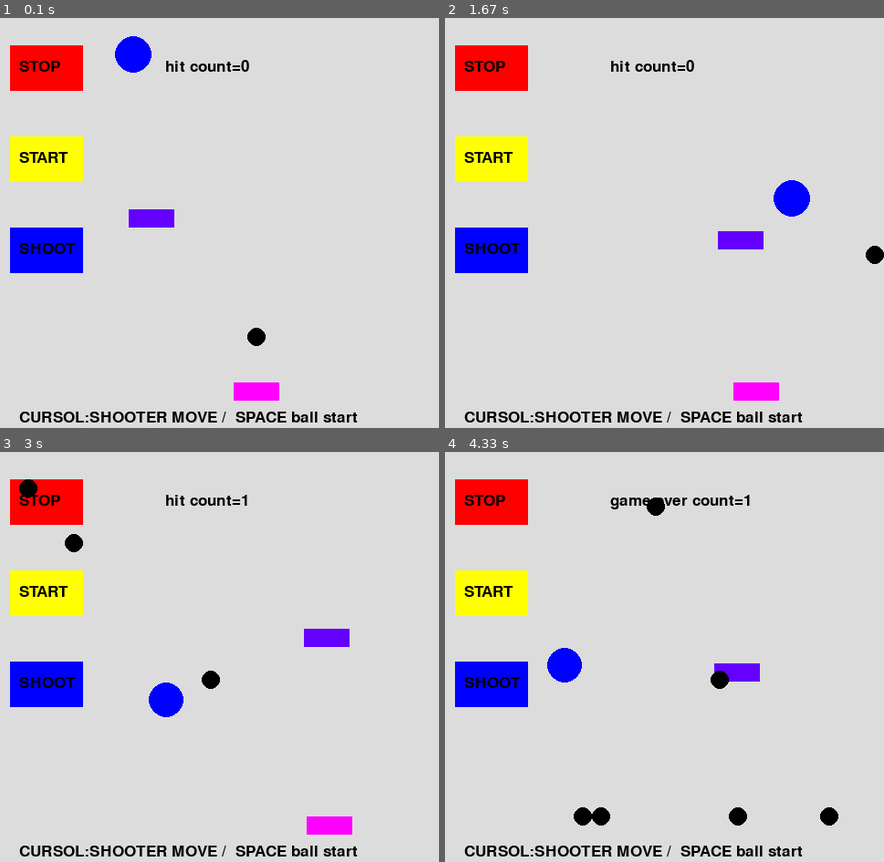
Above: before the commit, frames 1-4 (two rows, left to right).
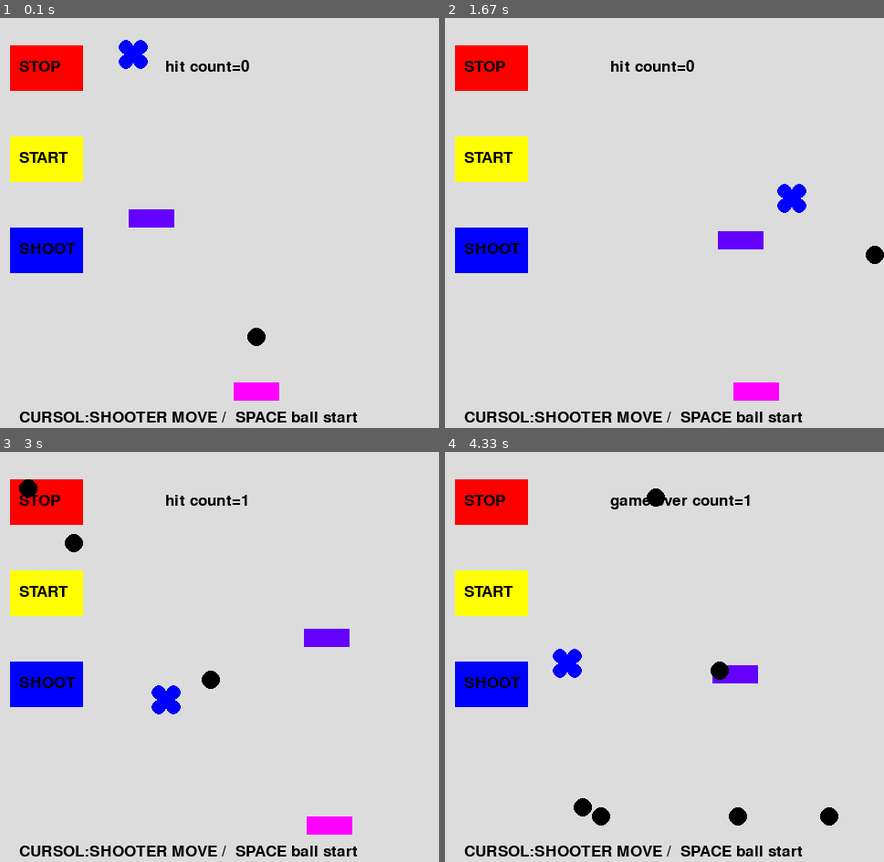
Above: after the commit, the same moments.

Repository: snc29654/pygame
Game: pygame game, started from mixtest2_class.py
The game is run twice, just before and just after one commit, with the same random seed, the same clock (stepped at 60 frames per second) and the same inputs.
Inputs:
- Up to frame 1 (0.1 s): no input
- Up to frame 2 (1.67 s): hold Right 0.33-0.8 s; hold Left from 1.33 s (still down); tap Space at 1.4 s
- Up to frame 3 (3 s): tap Space at 1.7, 1.97, 2.27, 2.4, 2.7 s; release Left at 1.87 s; hold Left 1.9-2.3 s; hold Right 2.33-2.97 s
- Up to frame 4 (4.33 s): hold Left 3-3.47 s; tap Space at 3.07, 3.37, 3.57, 3.87, 4.07 s; hold Right 3.5-3.97 s; hold Right from 4 s (still down)

The runs differ from the first frame. In frame 1, 0.2% of the frame differs, in the area x 26-35%, y 4-14%; in frame 2, 0.2%; in frame 3, 0.1%; in frame 4, 0.8%, in the area x 23-72%, y 8-92%.

Commit message:
的の形状を変更

Diff:
--- a/mixtest2_class.py
+++ b/mixtest2_class.py
@@ -17,7 +17,7 @@
         self.by2 =400
         self.x3=300
         self.y3 =400
-        self.target_size=20
+        self.target_size=8
         self.xy0state=0
         self.khit=0
         self.ystate=0
@@ -58,6 +58,13 @@
              and((self.byt[i]>(self.yk))and(self.byt[i]<(self.yk+self.target_size)))):
                 self.stop=1
                 self.khit=1
+
+    def make_target(self):
+        pygame.draw.circle(self.main_surface, (0,0,255), (self.x, self.y), self.target_size)
+        pygame.draw.circle(self.main_surface, (0,0,255), (self.x-8, self.y-8), self.target_size)
+        pygame.draw.circle(self.main_surface, (0,0,255), (self.x-8, self.y+8), self.target_size)
+        pygame.draw.circle(self.main_surface, (0,0,255), (self.x+8, self.y-8), self.target_size)
+        pygame.draw.circle(self.main_surface, (0,0,255), (self.x+8, self.y+8), self.target_size)
 
     def target_move(self):
         #的移動
@@ -197,7 +204,7 @@
 
 
             #的
-            pygame.draw.circle(self.main_surface, (0,0,255), (self.x, self.y), self.target_size)
+            self.make_target()
 
             #障壁
             pygame.draw.rect(self.main_surface, (100,0,255), (self.xk, self.yk,50,20))
@@ -220,7 +227,7 @@
                 self.hit=0
                 self.target_size-=1
                 if(self.target_size<10):
-                    self.target_size=20
+                    self.target_size=8
             if(self.khit==1):
                 texthit = font.render("game over count="+str(self.hit_count), True, (0,0,0))
             else:
